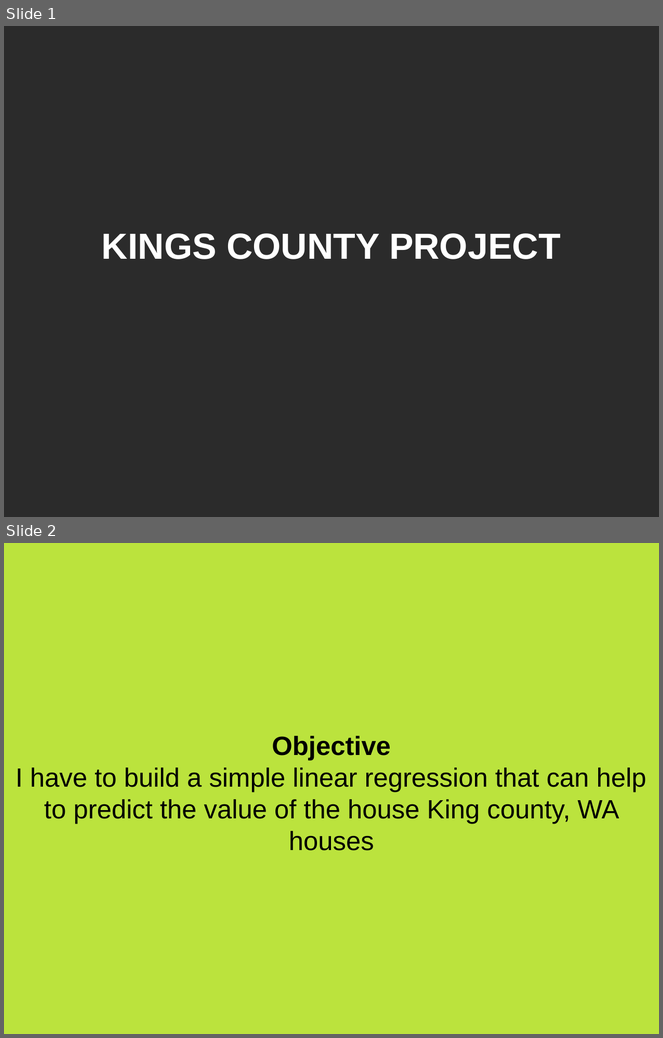
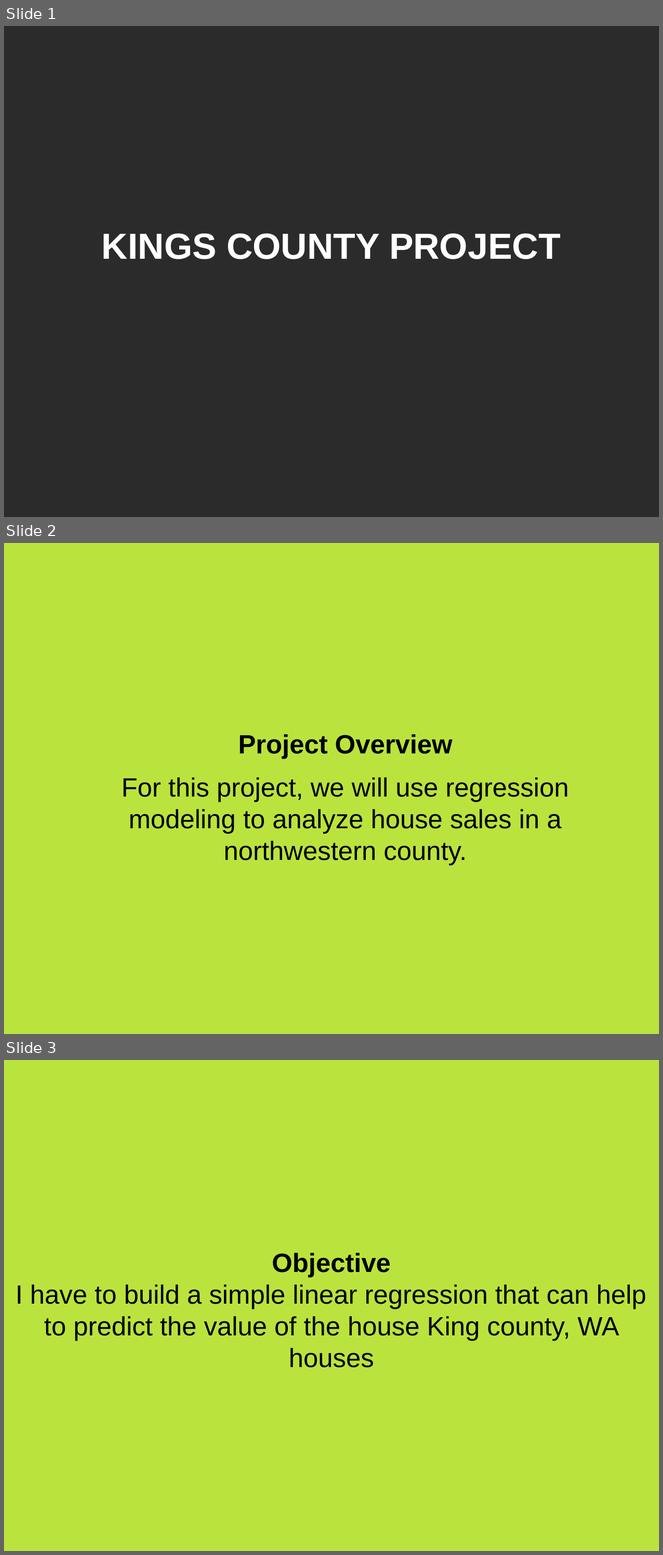
Before and after one commit to Obatsa/kings-county-project, a slide deck: presentation.odp. Shown one above the other, each under a label of ours: slides 1 and 2 before the commit, slides 1, 2 and 3 after it. The pictures are 663x1038 and 663x1555 pixels, drawn with LibreOffice and Linux fonts; fonts in the diff are those of the drawing; background and template pictures are left out; a plain dark background stands for a picture behind light text. Boxes give left, top, right and bottom in pixels: in the first picture for what was removed or moved away, otherwise in the second. Text is boxed around its words. In the diff, an @@ line names an element or a change of style, - is before the commit and + after.

```diff
--- a/presentation.odp
+++ b/presentation.odp
@@ slide 2 added at (4, 543, 659, 1034), background #BBE33D @@
@@ text added at (122, 734, 569, 866), 32 pt, text #000000 @@
+Project Overview
+For this project, we will use regression modeling to analyze house sales in a northwestern county.
@@ what was slide 2 is now slide 3 @@
```
Also in this commit, not shown: 1 slide changed, 7 other slides added, 2 other files.
